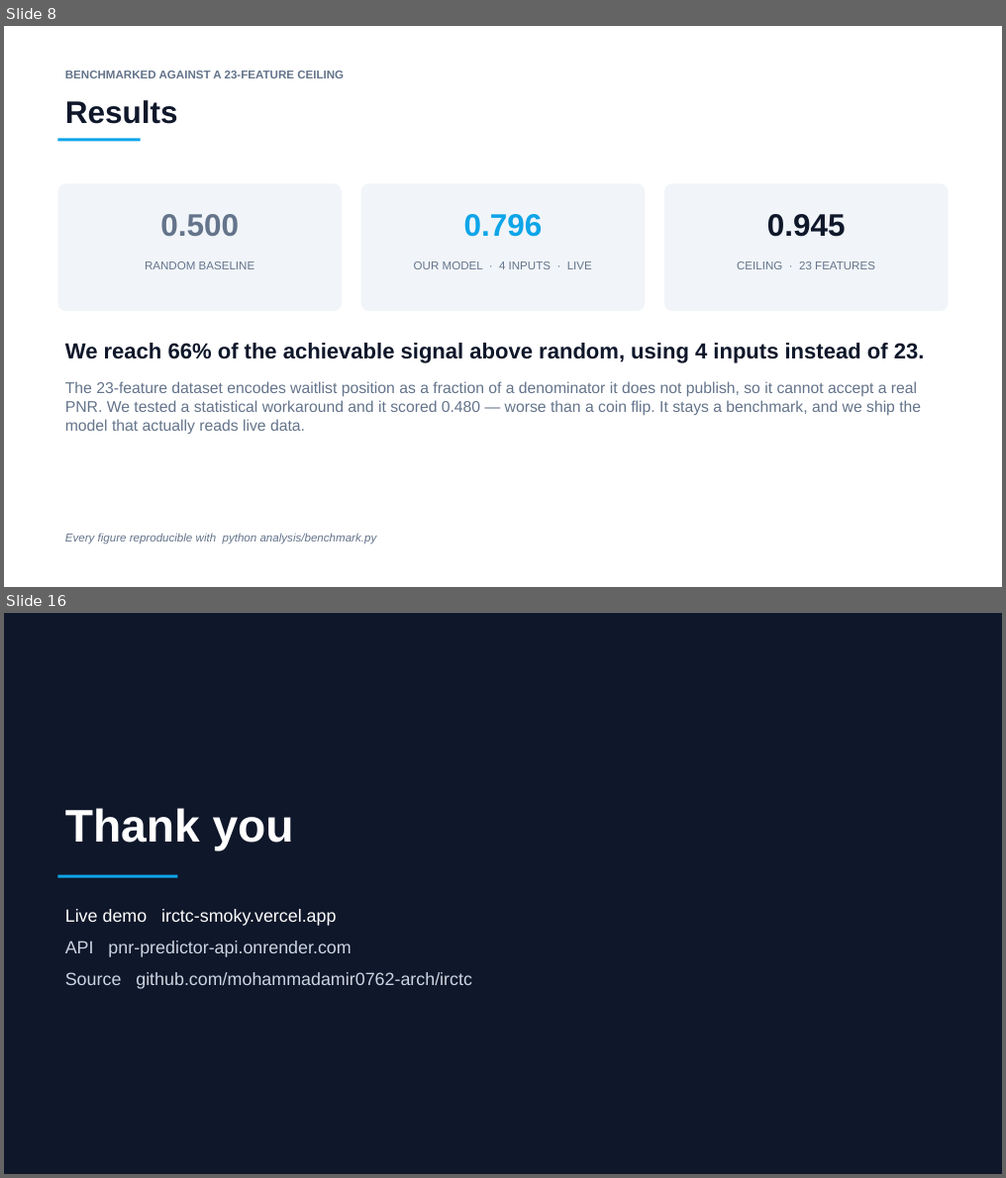
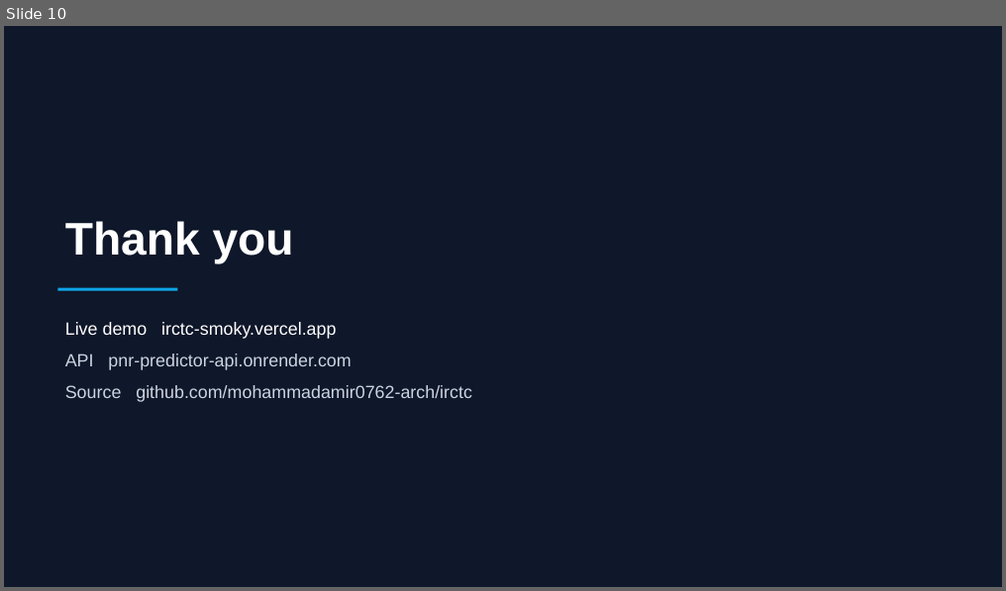
Before and after one commit to mohammadamir0762-arch/irctc, a slide deck: PS91_Presentation.pptx. Shown one above the other, each under a label of ours: slides 8 and 16 before the commit, slide 10 after it; the slides between them are not shown. The pictures are 1006x1178 and 1006x591 pixels, drawn with LibreOffice and Linux fonts; fonts in the diff are those of the drawing. Boxes give left, top, right and bottom in pixels: in the first picture for what was removed or moved away, otherwise in the second. Text is boxed around its words. In the diff, an @@ line names an element or a change of style, - is before the commit and + after.

```diff
--- a/PS91_Presentation.pptx
+++ b/PS91_Presentation.pptx
@@ slide 8 removed at [4,26,1002,587], background #FFFFFF @@
@@ text removed at [65,71,344,78] @@
-BENCHMARKED AGAINST A 23-FEATURE CEILING
@@ text removed at [65,100,178,124] @@
-Results
@@ rectangle removed at [57,138,141,141] @@
@@ rounded rectangle removed at [57,184,342,311] @@
@@ rounded rectangle removed at [361,184,645,311] @@
@@ rounded rectangle removed at [664,184,948,311] @@
@@ text removed at [160,214,239,236] @@
-0.500
@@ text removed at [464,214,543,237] @@
-0.796
@@ text removed at [767,214,846,237] @@
-0.945
@@ text removed at [145,262,255,270] @@
-RANDOM BASELINE
@@ text removed at [414,262,592,270] @@
-OUR MODEL · 4 INPUTS · LIVE
@@ text removed at [737,262,875,270] @@
-CEILING · 23 FEATURES
@@ text removed at [65,343,925,434] @@
-We reach 66% of the achievable signal above random, using 4 inputs instead of 23.
-The 23-feature dataset encodes waitlist position as a fraction of a denominator it does not publish, so it cannot accept a real PNR. We tested a statistical workaround and it scored 0.480 — worse than a coin flip. It stays a benchmark, and we ship the model that actually reads live data.
@@ text removed at [65,533,377,545] @@
-Every figure reproducible with python analysis/benchmark.py
@@ what was slide 16 is now slide 10 @@
```
Also in this commit, not shown: 4 slides changed, 5 slides added, 10 other slides removed, 1 other file.
